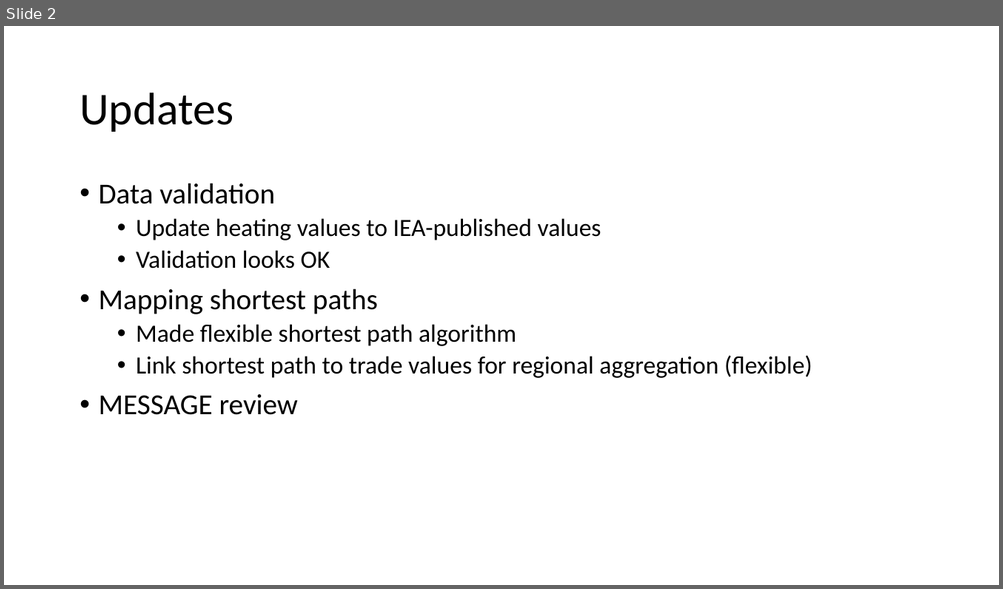
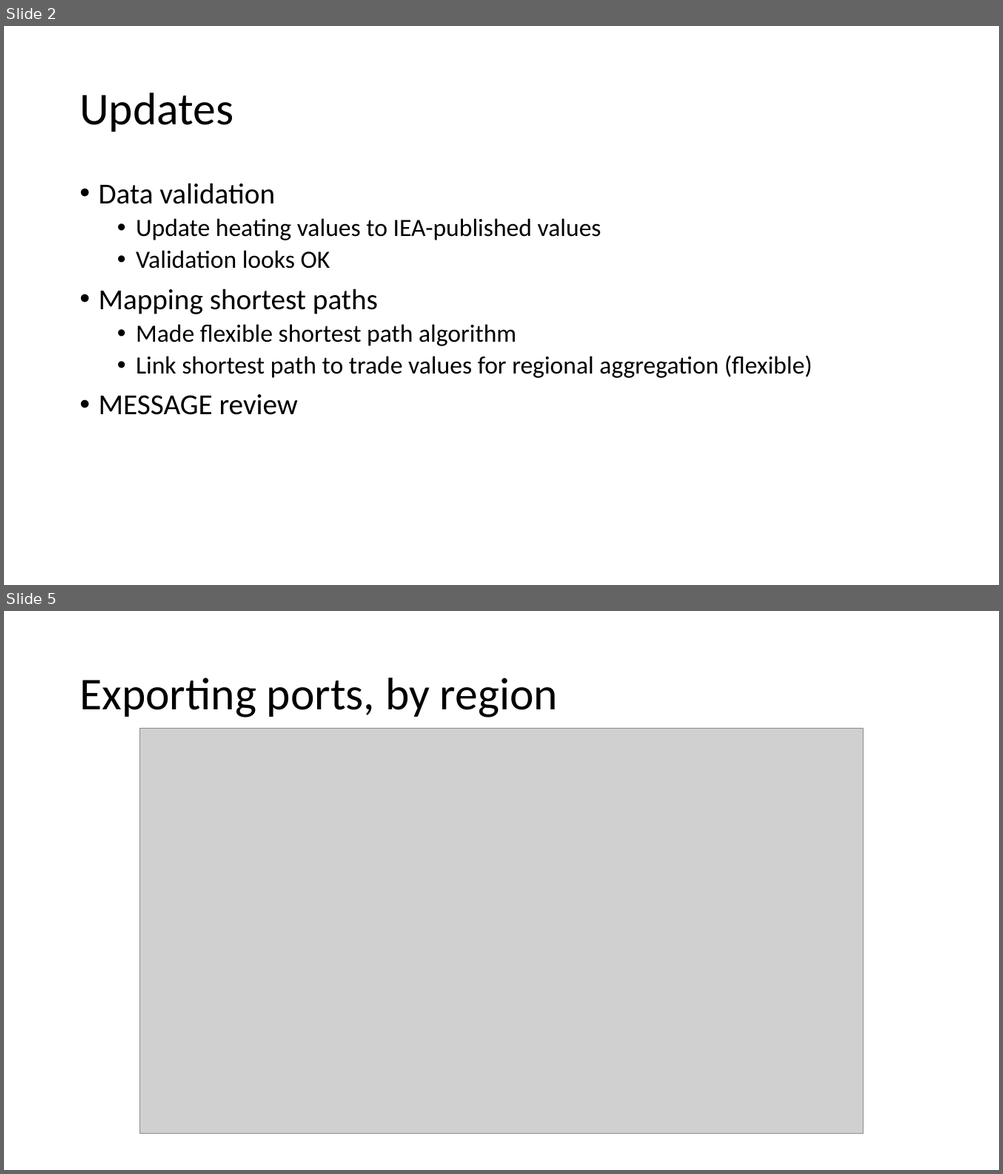
Before and after one commit to junukitashepard/message_trade, a slide deck: presentations/Update_2019-06-18.pptx. Shown one above the other, each under a label of ours: slide 2 before the commit, slides 2 and 5 after it; the slides between them are not shown. The pictures are 1003x589 and 1003x1174 pixels, drawn with LibreOffice and Linux fonts; fonts in the diff are those of the drawing; grey boxes stand for pictures. Boxes give left, top, right and bottom in pixels: in the first picture for what was removed or moved away, otherwise in the second. Text is boxed around its words. In the diff, an @@ line names an element or a change of style, - is before the commit and + after.

```diff
--- a/presentations/Update_2019-06-18.pptx
+++ b/presentations/Update_2019-06-18.pptx
@@ slide 5 added at [4, 611, 999, 1170], background #FFFFFF @@
@@ title added at [79, 678, 558, 718], 44 pt, text #000000 @@
+Exporting ports, by region
@@ picture added at [140, 728, 862, 1135] @@
```
Also in this commit, not shown: 3 other slides added, 1 slide removed, 24 other files.
